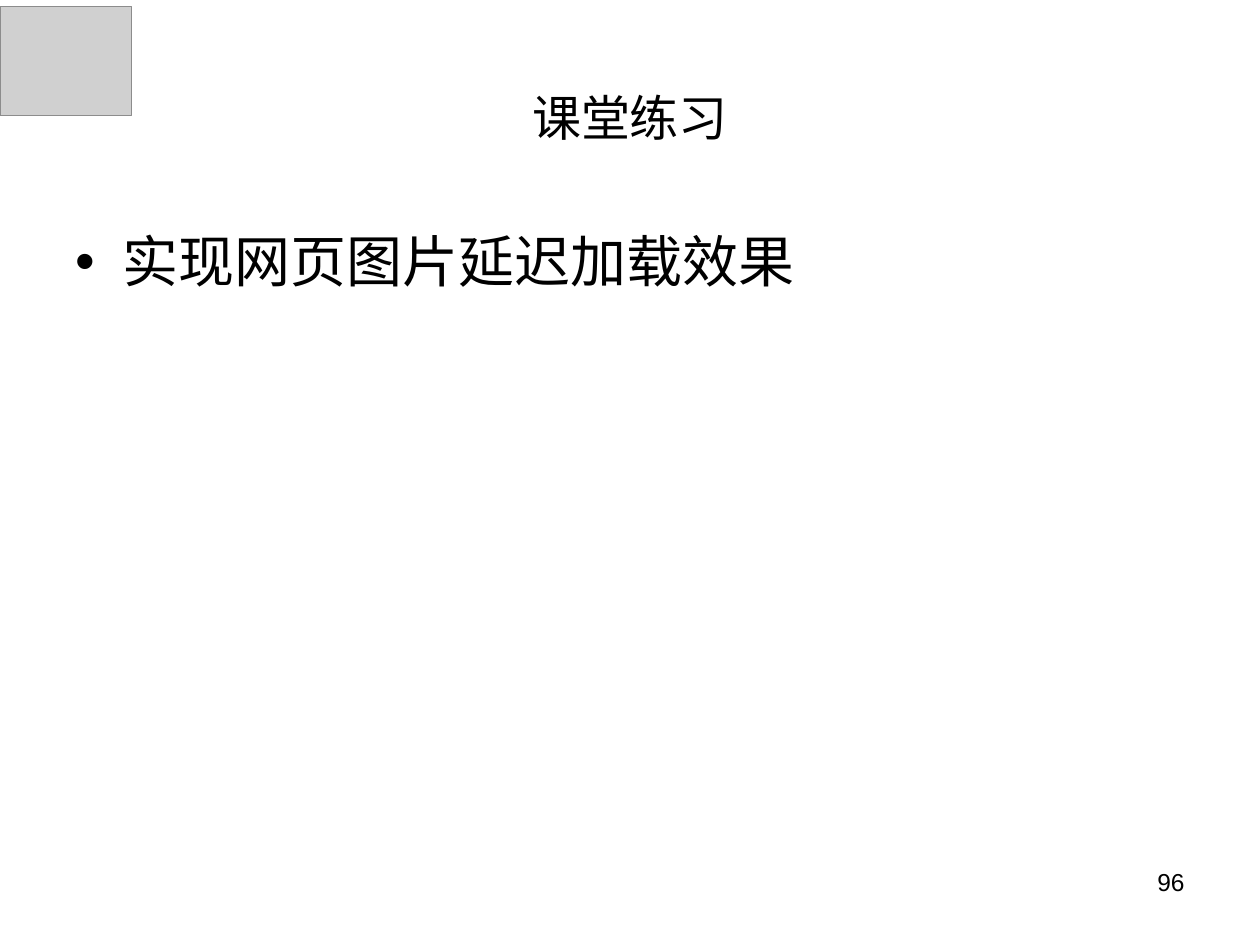
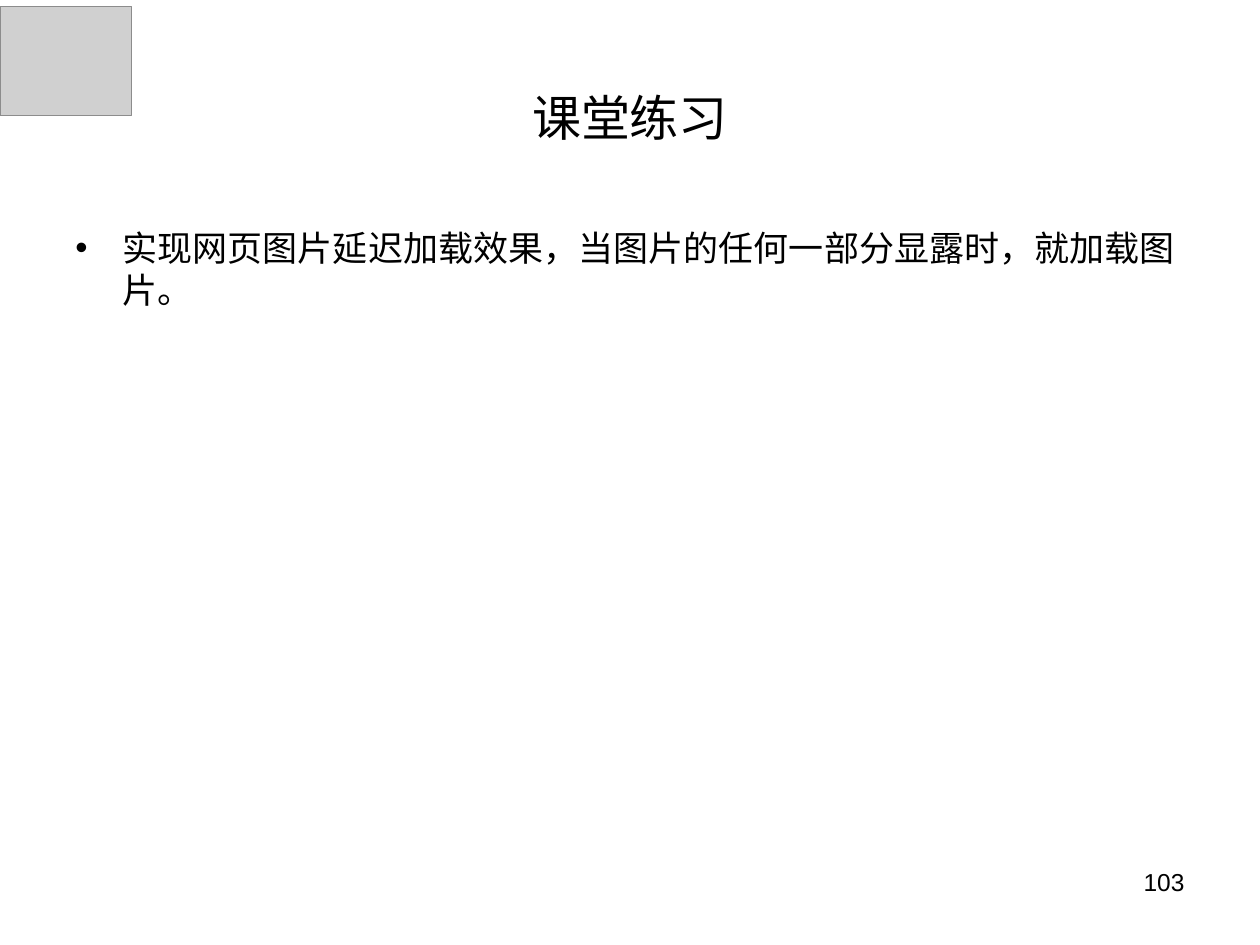
Before and after one commit to panxuepeng/javascript, a slide deck: slide 103 of ppt/第一天课程.ppt (slide 96 before the commit). Drawn at 1260x945 pixels with LibreOffice and Linux fonts; fonts in the diff are those of the drawing; grey boxes stand for pictures. Boxes give left, top, right and bottom in pixels: in the first picture for what was removed or moved away, otherwise in the second. Text is boxed around its words. In the diff, an @@ line names an element or a change of style, - is before the commit and + after.

```diff
--- a/ppt/第一天课程.ppt
+++ b/ppt/第一天课程.ppt
@@ text at [123,231,1175,306]: text changed; size 32 to 20 pt @@
-• 实现网页图片延迟加载效果
+• 实现网页图片延迟加载效果，当图片的任何一部分显露时，就加载图片。
@@ page number at [1144,874,1185,892]: text changed @@
-96
+103
```
Also in this commit, not shown: 10 other slides changed, 10 slides added, 4 slides removed, 22 other files.
